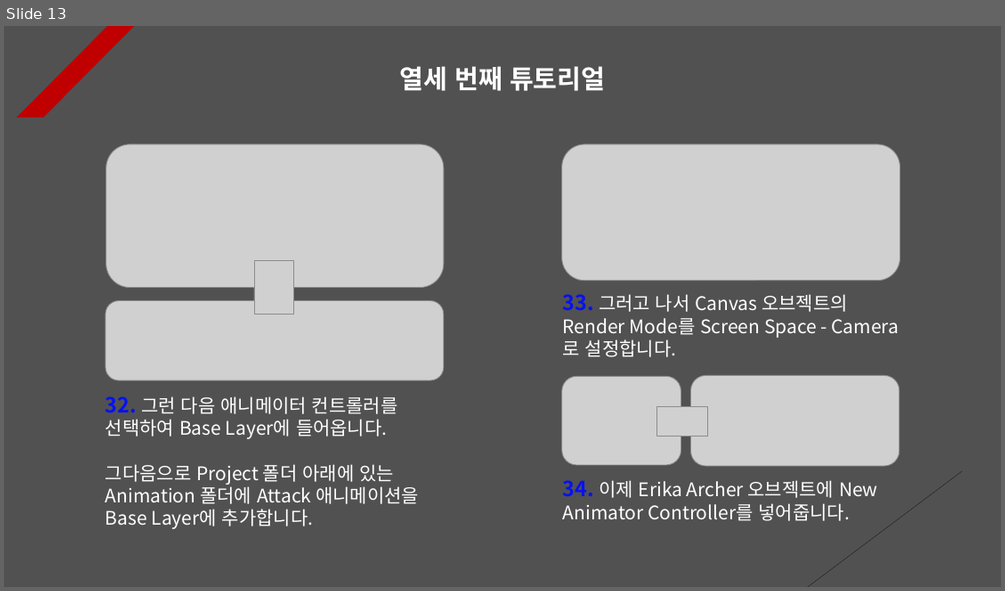
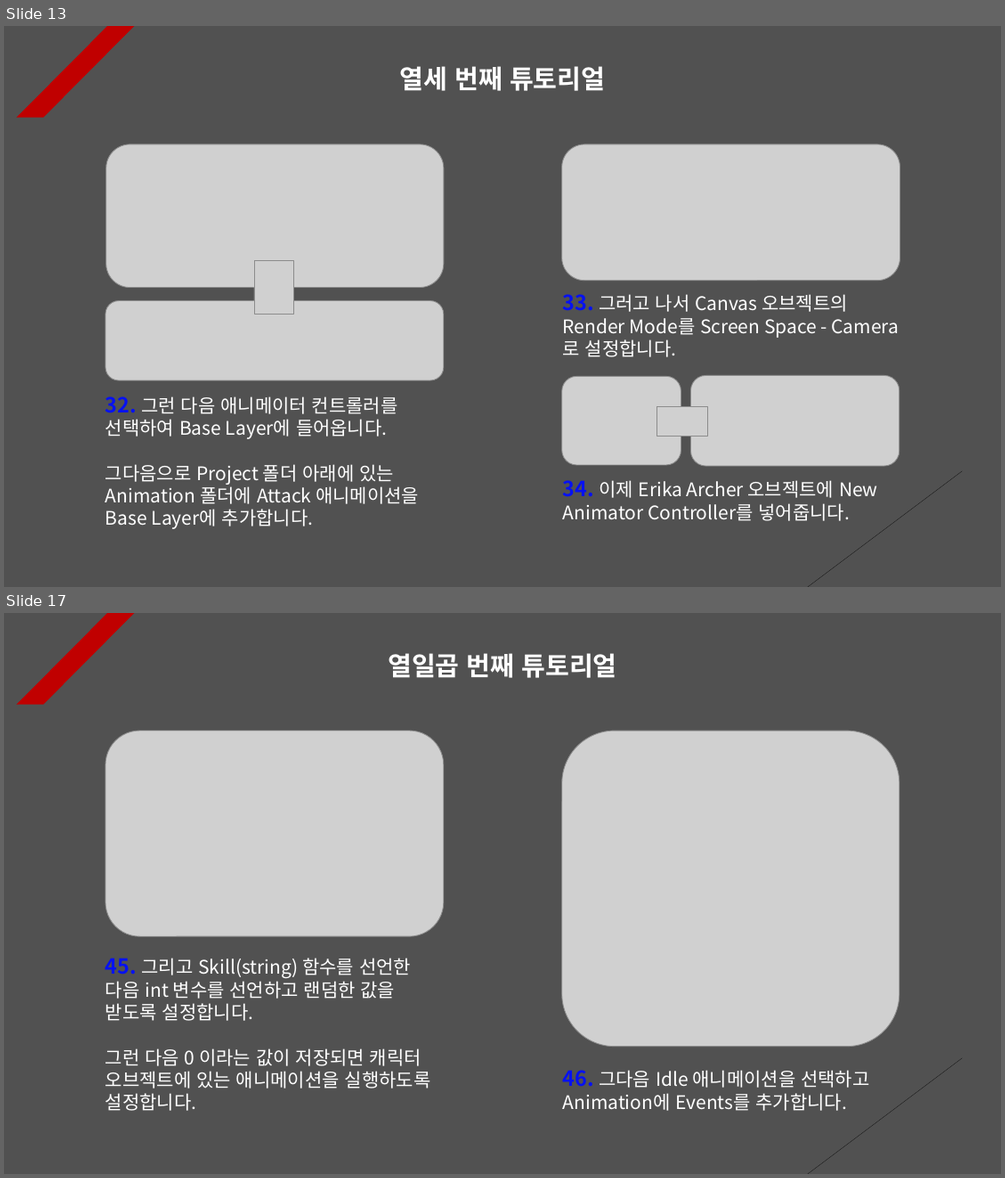
Before and after one commit to Unity2033/3D-UnityEngine, a slide deck: Assets/Animation Retargeting/PPT Data/Animation Retargeting Example.pptx. Shown one above the other, each under a label of ours: slide 13 before the commit, slides 13 and 17 after it; the slides between them are not shown. The pictures are 1005x591 and 1005x1178 pixels, drawn with LibreOffice and Linux fonts; fonts in the diff are those of the drawing; grey boxes stand for pictures. Boxes give left, top, right and bottom in pixels: in the first picture for what was removed or moved away, otherwise in the second. Text is boxed around its words. In the diff, an @@ line names an element or a change of style, - is before the commit and + after.

```diff
--- a/Assets/Animation Retargeting/PPT Data/Animation Retargeting Example.pptx
+++ b/Assets/Animation Retargeting/PPT Data/Animation Retargeting Example.pptx
@@ slide 17 added at [4,613,1001,1174], background #515151; not listed: 2 template elements that a slide beside it also shows @@
@@ text added at [388,653,616,678], 25 pt, text #FFFFFF, bold @@
+열일곱 번째 튜토리얼
@@ picture added at [105,730,444,936] @@
@@ picture added at [562,730,899,1046] @@
@@ text added at [105,957,431,1111], 18 pt, text #FFFFFF @@
+45. 그리고 Skill(string) 함수를 선언한 다음 int 변수를 선언하고 랜덤한 값을 받도록 설정합니다.
+그런 다음 0 이라는 값이 저장되면 캐릭터 오브젝트에 있는 애니메이션을 실행하도록 설정합니다.
@@ text added at [563,1070,869,1111], 18 pt, text #FFFFFF @@
+46. 그다음 Idle 애니메이션을 선택하고 Animation에 Events를 추가합니다.
```
Also in this commit, not shown: 1 slide changed, 5 other slides added, 4 other files.
